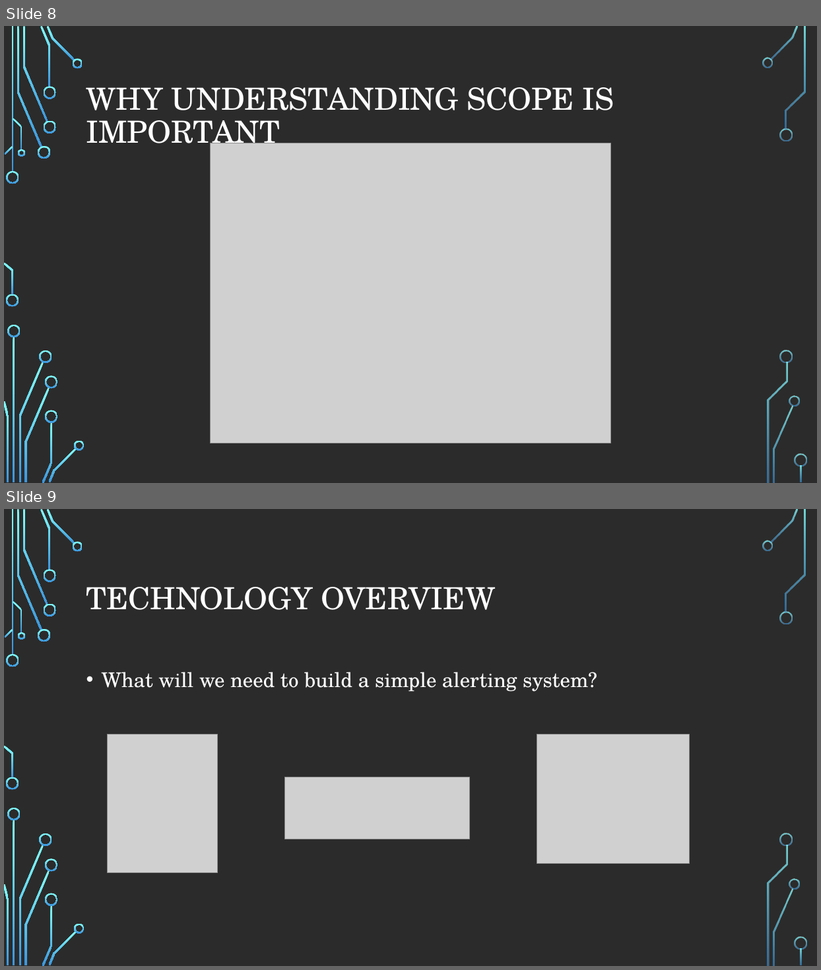
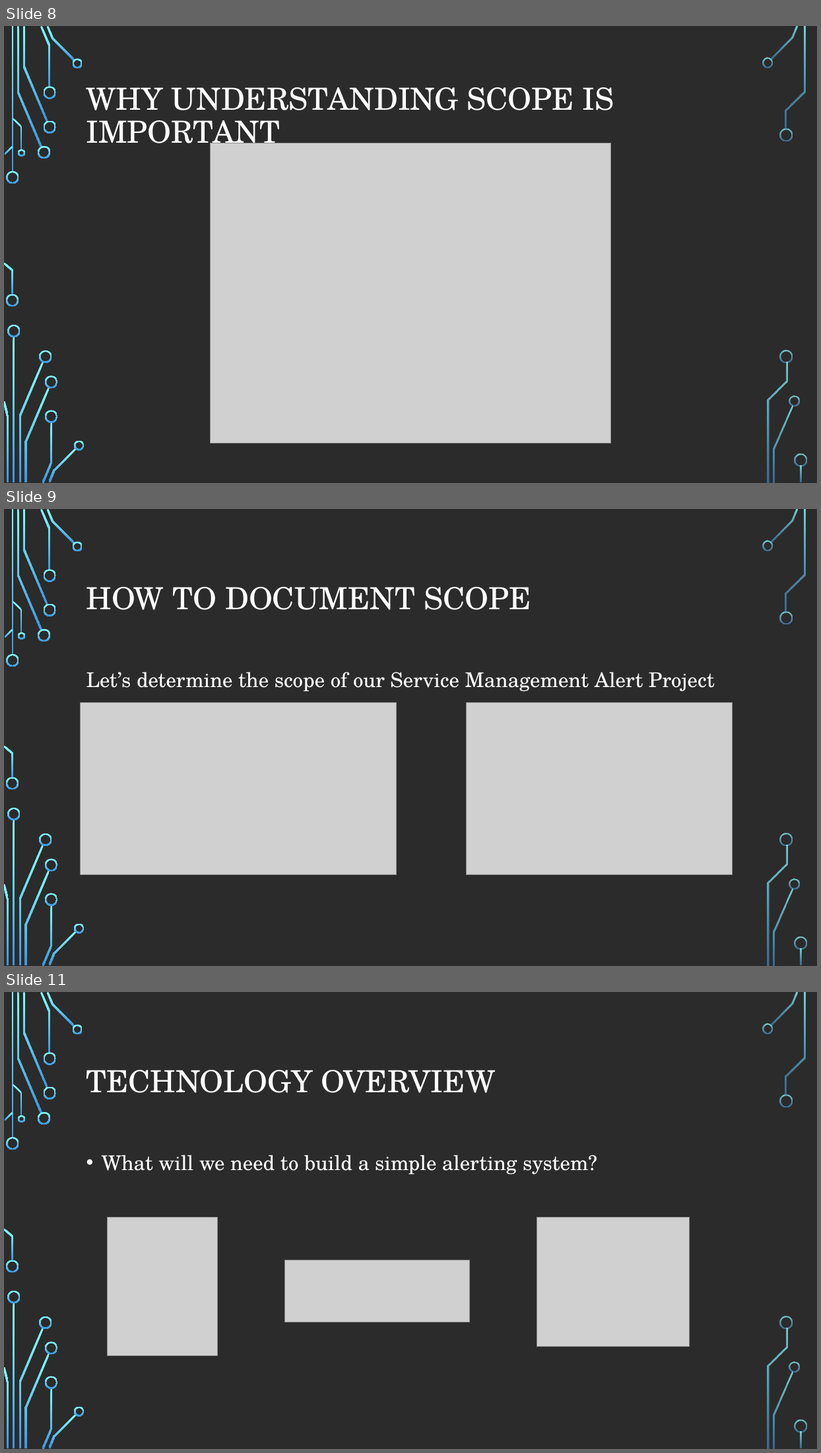
Before and after one commit to andrewjvelez/smap, a slide deck: docs/SMAP Materials Unbranded.pptx. Shown one above the other, each under a label of ours: slides 8 and 9 before the commit, slides 8, 9 and 11 after it; the slides between them are not shown. The pictures are 821x970 and 821x1453 pixels, drawn with LibreOffice and Linux fonts; fonts in the diff are those of the drawing; grey boxes stand for pictures; background and template pictures are left out; a plain dark background stands for a picture behind light text. Boxes give left, top, right and bottom in pixels: in the first picture for what was removed or moved away, otherwise in the second. Text is boxed around its words. In the diff, an @@ line names an element or a change of style, - is before the commit and + after.

Commit message:
Added more to project management slides

```diff
--- a/docs/SMAP Materials Unbranded.pptx
+++ b/docs/SMAP Materials Unbranded.pptx
@@ slide 9 added at (4,509,817,966), background picture (left out); not listed: 36 template elements that a slide beside it also shows @@
@@ title added at (86,587,531,610), 36 pt, text #FFFFFF @@
+HOW TO DOCUMENT SCOPE
@@ text added at (86,672,715,692), 24 pt, text #FFFFFF @@
+Let’s determine the scope of our Service Management Alert Project
@@ picture added at (81,703,397,875) @@
@@ picture added at (467,703,733,875) @@
@@ what was slide 9 is now slide 11 @@
```
Also in this commit, not shown: 2 slides changed, 4 other slides added.
